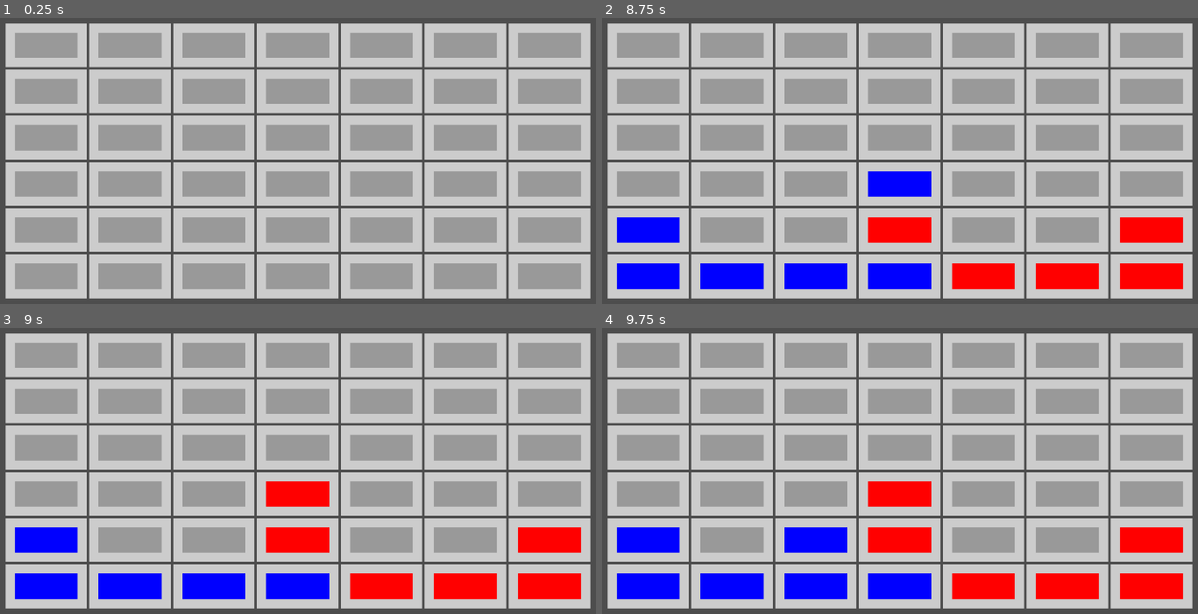
Above: before the commit, frames 1-4 (two rows, left to right).
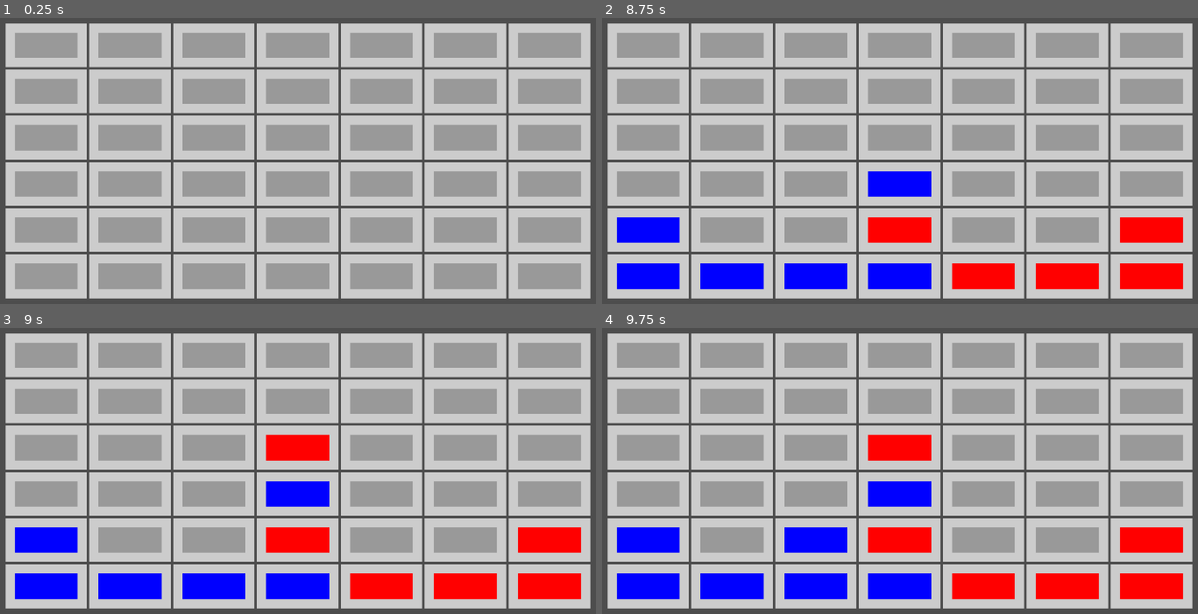
Above: after the commit, the same moments.

Repository: Shuflduf/Connect-Four
Game: Godot game, scene res://board.tscn
The game is run twice, just before and just after one commit, with the same random seed, the same clock (stepped at 60 frames per second) and the same inputs.
Inputs (mouse positions are in pixels of both pictures, inside the frame that each line leads up to):
- Up to frame 1 (0.25 s): no input
- Up to frame 2 (8.75 s): tap Enter at 0.5, 2, 3.5 s; move the mouse to (864, 241) at 0.52 s; click (864, 241) at 0.67 s; tap Space at 1.25, 2.75, 4.25 s; move the mouse to (1114, 221) at 1.27 s; click (1114, 221) at 1.42 s; move the mouse to (685, 100) at 2.02 s; click (685, 100) at 2.17 s; move the mouse to (935, 161) at 2.77 s; click (935, 161) at 2.92 s; move the mouse to (792, 60) at 3.52 s; click (792, 60) at 3.67 s; move the mouse to (1054, 140) at 4.27 s; click (1054, 140) at 4.42 s; move the mouse to (756, 181) at 5.02 s; click (756, 181) at 5.17 s; move the mouse to (971, 72) at 5.77 s; click (971, 72) at 5.92 s; move the mouse to (864, 241) at 6.52 s; click (864, 241) at 6.67 s; move the mouse to (1114, 221) at 7.27 s; click (1114, 221) at 7.42 s; move the mouse to (685, 100) at 8.02 s; click (685, 100) at 8.17 s
- Up to frame 3 (9 s): move the mouse to (333, 471) at 8.77 s; click (333, 471) at 8.92 s
- Up to frame 4 (9.75 s): move the mouse to (792, 370) at 9.52 s; click (792, 370) at 9.67 s

Frames 1-2 are identical in both runs. In frame 3, 2.0% of the frame differs, in the area x 44-56%, y 37-63%; in frame 4, 2.0%.

Commit message:
place blue on top of red

Diff:
--- a/board.gd
+++ b/board.gd
@@ -12,7 +12,7 @@
 	var panel = cell.get_theme_stylebox("panel").duplicate()
 	panel.bg_color = new_colour
 	cell.add_theme_stylebox_override("panel", panel)
-	cell.name = str(new_colour.to_html(false))
+	cell.name = str(new_colour.to_html())
 
 
 #func change_color(cell: Panel, new_colour: Color):
@@ -40,7 +40,7 @@
 	for i in range(cells.size() - 1, -1, -1):
 		var cell = cells[i]
 		print(cell)
-		if (not cell.name.is_valid_html_color()) or i > cells.size() - 1:
+		if (cell.name.begins_with("P")) or i > cells.size() - 1:
 			var piece_col = Color.RED if player_1_turn else Color.BLUE
 			set_piece(Vector2i(index, i), piece_col)
 			break
